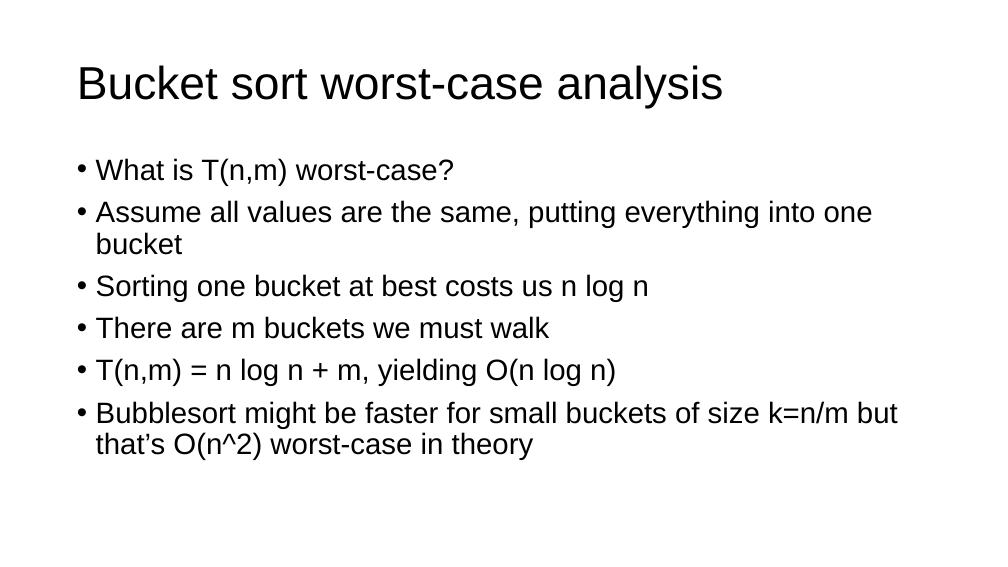
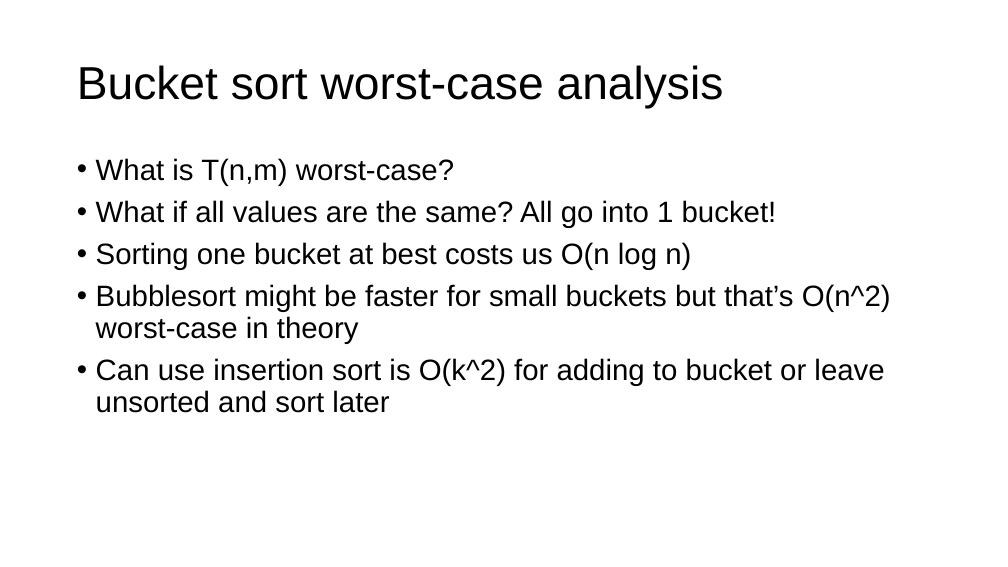
Before and after one commit to parrt/msds689, a slide deck: slide 14 of notes/sorting.pptx (slide 13 before the commit). Drawn at 1008x567 pixels with LibreOffice and Linux fonts; fonts in the diff are those of the drawing; background and template pictures are left out. Boxes give left, top, right and bottom in pixels: in the first picture for what was removed or moved away, otherwise in the second. Text is boxed around its words. In the diff, an @@ line names an element or a change of style, - is before the commit and + after.

```diff
--- a/notes/sorting.pptx
+++ b/notes/sorting.pptx
@@ text at bbox=[96, 200, 891, 413]: text changed @@
-• Assume all values are the same, putting everything into one bucket
-• Sorting one bucket at best costs us n log n
-• There are m buckets we must walk
-• T(n,m) = n log n + m, yielding O(n log n)
-• Bubblesort might be faster for small buckets of size k=n/m but that’s O(n^2) worst-case in theory
+• What if all values are the same? All go into 1 bucket!
+• Sorting one bucket at best costs us O(n log n)
+• Bubblesort might be faster for small buckets but that’s O(n^2) worst-case in theory
+• Can use insertion sort is O(k^2) for adding to bucket or leave unsorted and sort later
```
Also in this commit, not shown: 9 other slides changed, 3 slides added, 8 other files.
